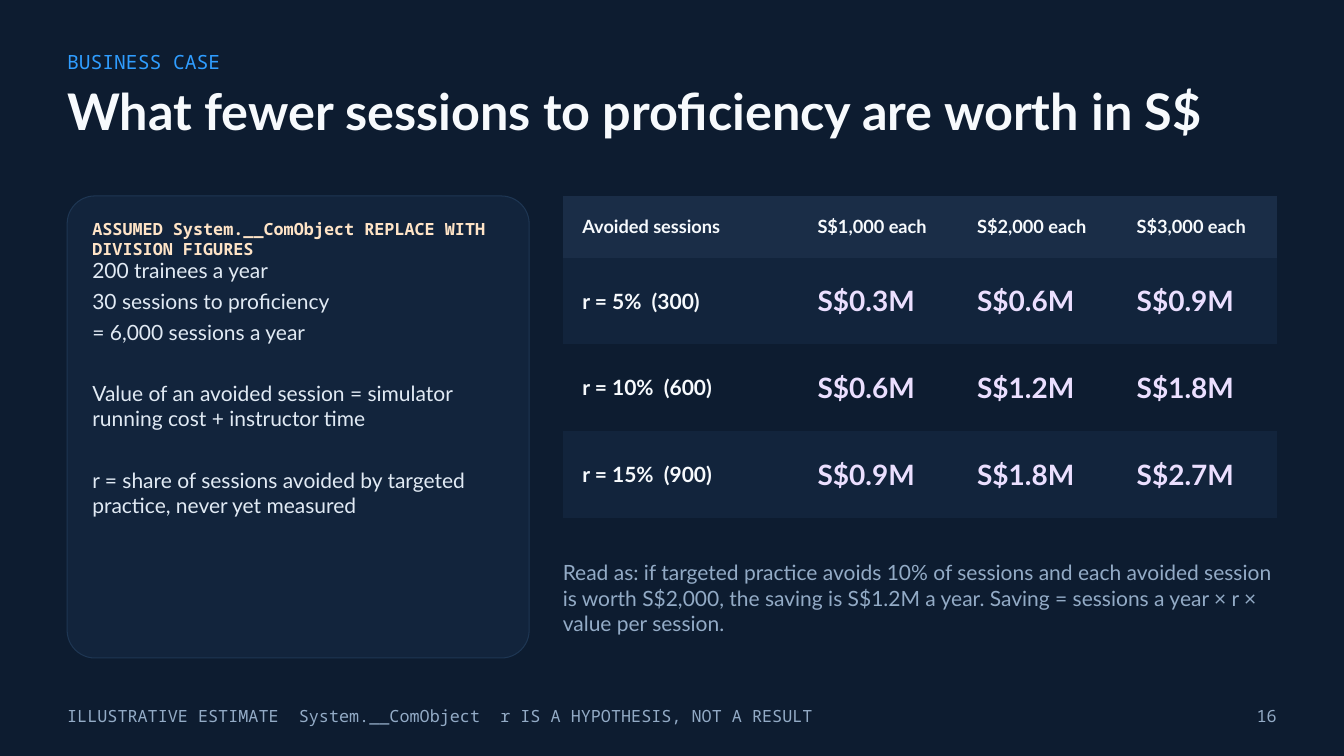
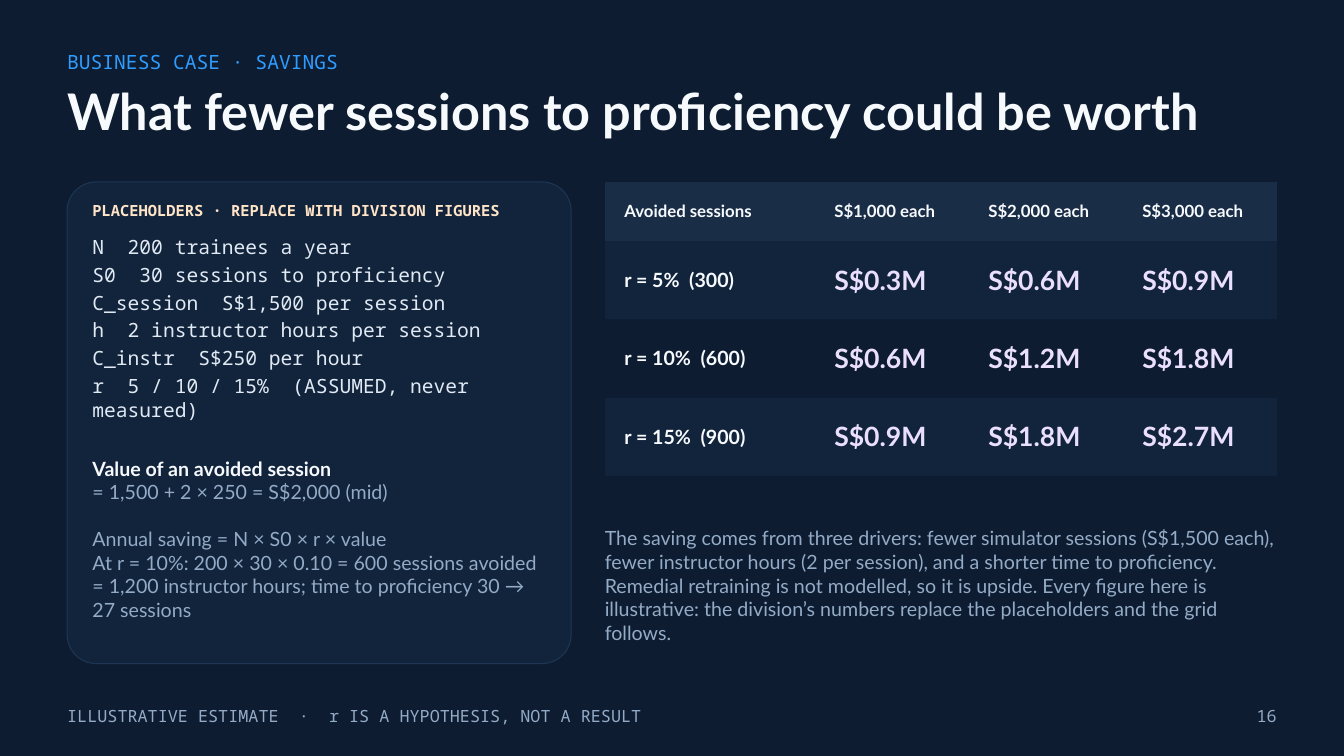
Before and after one commit to buttception/T-S_Hackathon26, a slide deck: slide 16 of cgf-demo/docs/pitch/Adaptive-CGF-Trainer.pptx. Drawn at 1344x756 pixels with LibreOffice and Linux fonts; fonts in the diff are those of the drawing. Boxes give left, top, right and bottom in pixels: in the first picture for what was removed or moved away, otherwise in the second. Text is boxed around its words. In the diff, an @@ line names an element or a change of style, - is before the commit and + after.

```diff
--- a/cgf-demo/docs/pitch/Adaptive-CGF-Trainer.pptx
+++ b/cgf-demo/docs/pitch/Adaptive-CGF-Trainer.pptx
@@ text at [67, 55, 337, 69]: text changed @@
-BUSINESS CASE
+BUSINESS CASE · SAVINGS
@@ title at [67, 92, 1199, 139]: text changed @@
-What fewer sessions to proficiency are worth in S$
+What fewer sessions to proficiency could be worth
@@ rounded rectangle: place and size @@
-rounded rectangle at [68, 196, 529, 657]
+rounded rectangle at [68, 182, 572, 664]
@@ text at [92, 205, 500, 216]: text changed; size 12 to 11 pt @@
-ASSUMED System.__ComObject REPLACE WITH DIVISION FIGURES
+PLACEHOLDERS · REPLACE WITH DIVISION FIGURES
@@ table at [605, 182, 1277, 504] @@
@@ size 13 to 12 pt in "Avoided sessions", "S$1,000 each", "S$2,000 each", "S$3,000 each" @@
@@ size 15 to 14 pt in "r = 5% (300)", "r = 10% (600)", "r = 15% (900)" @@
@@ size 20 to 19 pt in "S$0.3M", "S$0.6M", "S$0.9M", "S$0.6M" and 5 more places @@
@@ table: place and size @@
-table at [563, 196, 1275, 531]
+table at [605, 182, 1277, 504]
@@ text added at [92, 239, 480, 420], 14 pt, text #E1EAF4 @@
+N 200 trainees a year
+S0 30 sessions to proficiency
+C_session S$1,500 per session
+h 2 instructor hours per session
+C_instr S$250 per hour
+r 5 / 10 / 15% (ASSUMED, never measured)
@@ text removed at [92, 385, 465, 517] @@
-200 trainees a year
-30 sessions to proficiency
-= 6,000 sessions a year
-Value of an avoided session = simulator running cost + instructor time
-r = share of sessions avoided by targeted practice, never yet measured
@@ text added at [92, 461, 537, 617], 14 pt, text #93ABC6 @@
+Value of an avoided session
+= 1,500 + 2 × 250 = S$2,000 (mid)
+Annual saving = N × S0 × r × value
+At r = 10%: 200 × 30 × 0.10 = 600 sessions avoided
+= 1,200 instructor hours; time to proficiency 30 → 27 sessions
@@ text added at [605, 529, 1274, 640], 14 pt, text #93ABC6 @@
+The saving comes from three drivers: fewer simulator sessions (S$1,500 each), fewer instructor hours (2 per session), and a shorter time to proficiency. Remedial retraining is not modelled, so it is upside. Every figure here is illustrative: the division’s numbers replace the placeholders and the grid follows.
@@ text removed at [563, 564, 1271, 635] @@
-Read as: if targeted practice avoids 10% of sessions and each avoided session is worth S$2,000, the saving is S$1.2M a year. Saving = sessions a year × r × value per session.
@@ text at [67, 710, 641, 725]: text changed @@
-ILLUSTRATIVE ESTIMATE System.__ComObject r IS A HYPOTHESIS, NOT A RESULT
+ILLUSTRATIVE ESTIMATE · r IS A HYPOTHESIS, NOT A RESULT
```
Also in this commit, not shown: 1 slide added, 5 other files.
